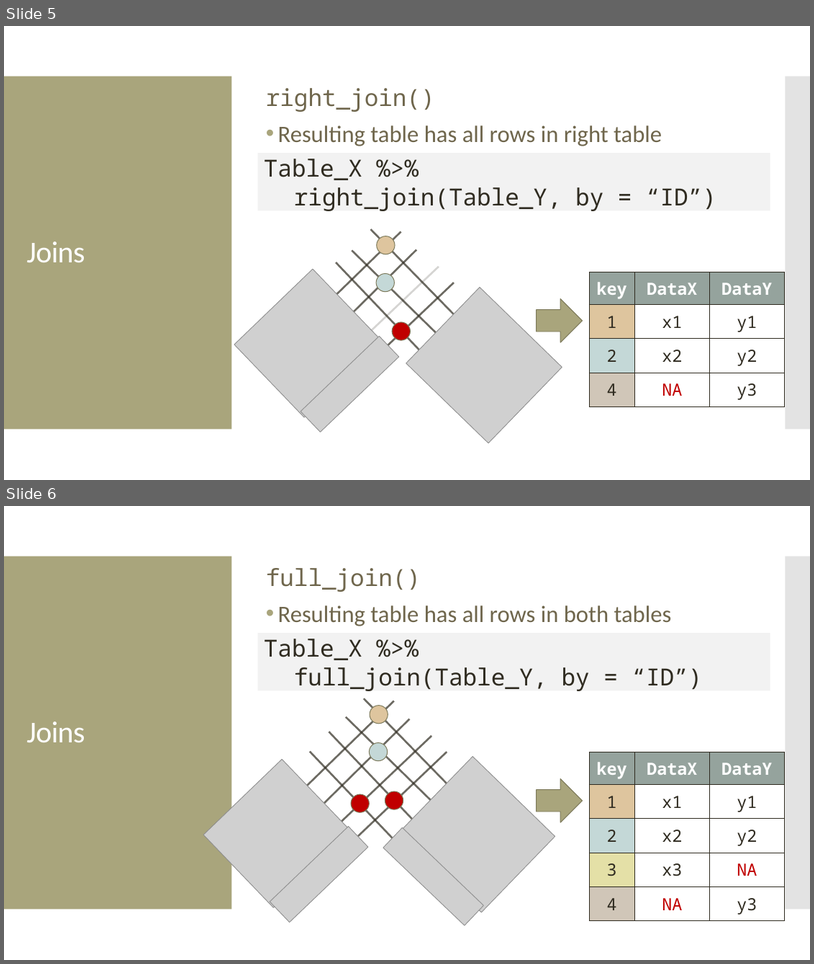
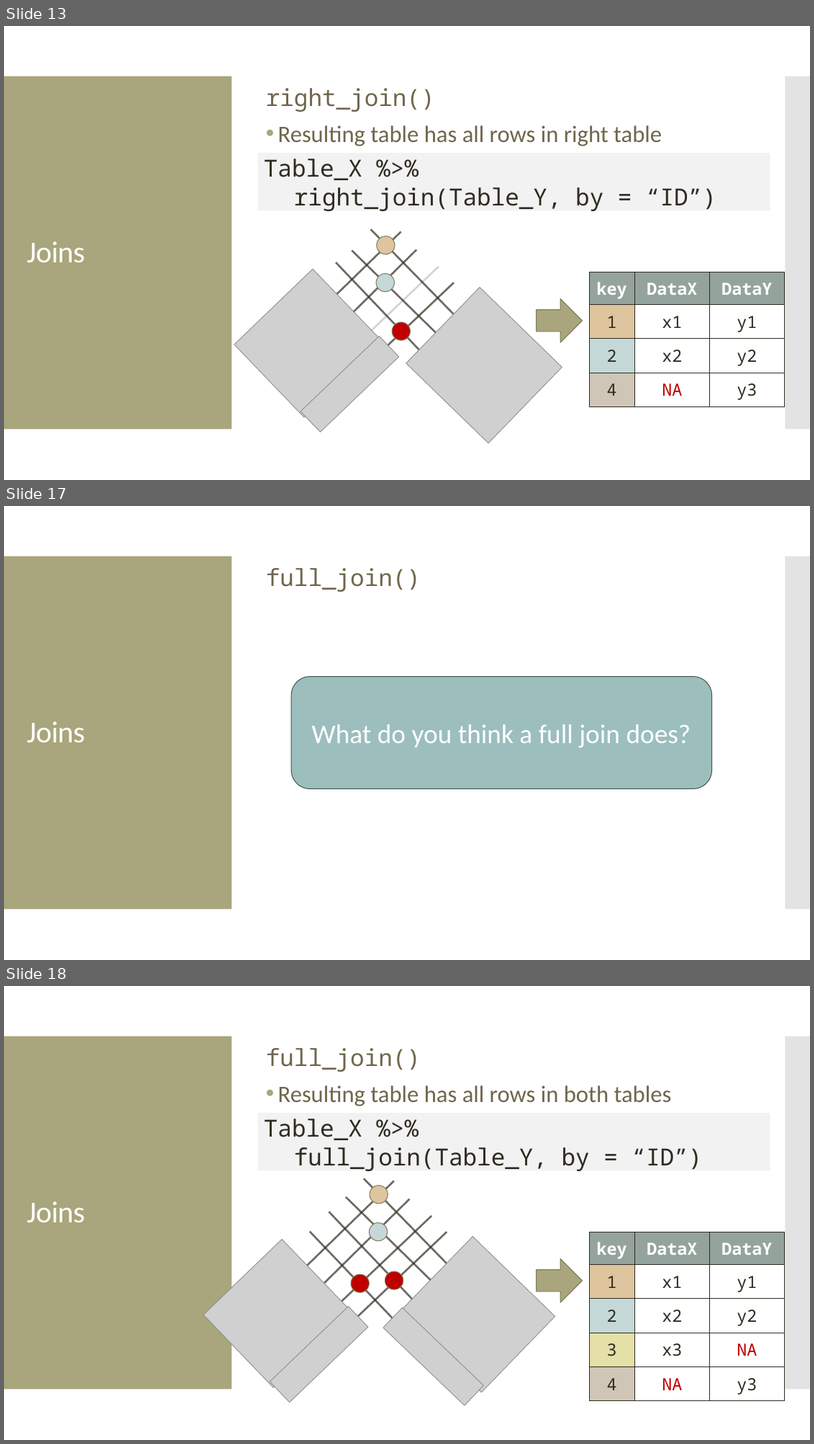
Before and after one commit to amosca01/Intro-DS-F23, a slide deck: slides/13-data-wrangling-joins2.pptx. Shown one above the other, each under a label of ours: slides 5 and 6 before the commit, slides 13, 17 and 18 after it; the slides between them are not shown. The pictures are 814x964 and 814x1444 pixels, drawn with LibreOffice and Linux fonts; fonts in the diff are those of the drawing; grey boxes stand for pictures. Boxes give left, top, right and bottom in pixels: in the first picture for what was removed or moved away, otherwise in the second. Text is boxed around its words. In the diff, an @@ line names an element or a change of style, - is before the commit and + after.

```diff
--- a/slides/13-data-wrangling-joins2.pptx
+++ b/slides/13-data-wrangling-joins2.pptx
@@ slide 17 added at (4, 506, 810, 960), background #FFFFFF; not listed: 2 template elements that a slide beside it also shows @@
@@ text added at (266, 568, 421, 592), 28 pt, text #6F664C @@
+full_join()
@@ rounded rectangle added at (291, 677, 712, 789), fill #9CBEBD, outline #445353 0.85 pt, 32 pt, text #FFFFFF @@
+What do you think a full join does?
@@ title added at (27, 721, 85, 742), 36 pt, text #FFFFFF @@
+Joins
@@ what was slide 5 is now slide 13 @@
@@ what was slide 6 is now slide 18 @@
```
Also in this commit, not shown: 15 other slides added, 14 other files.
